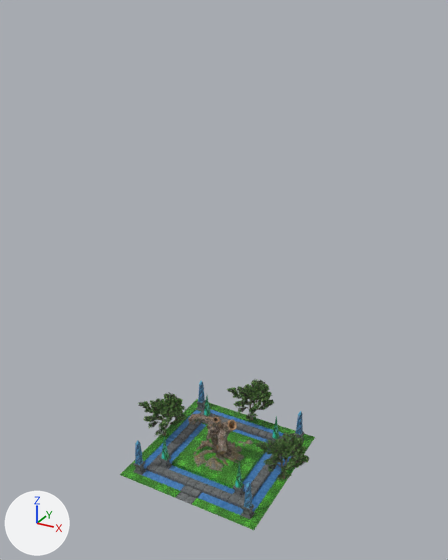
Two versions of the FBX model March Death/Assets/Models/Buildings/ELF/SPECIAL/Elf-Ent_Building.fbx, one commit apart.
Both versions are drawn from a 50 mm camera at (25.4, -45.7, 43.1) aimed at (-1.3, 2.9, 18.7). Lighting does not change. The marker at lower left points along +X, +Y and +Z. Where no turn or scale is listed for an object, it has been applied to the vertices.

The older version as bpy lines, for what is in view:
```python
ob_arbol1 = bpy.data.objects.new('Arbol1', me_mesh_003)
ob_arbol1.location = (6.99, 0.0, 0.17)
ob_arbol1.scale = (0.01, 0.01, 0.01)
ob_arbol2 = bpy.data.objects.new('Arbol2', me_mesh_001)
ob_arbol2.location = (-7.15, 0.0, 0.17)
ob_arbol2.scale = (0.01, 0.01, 0.01)
ob_arbol3 = bpy.data.objects.new('Arbol3', me_mesh_002)
ob_arbol3.location = (-0.01, 7.04, 0.17)
ob_blue_obelisk1 = bpy.data.objects.new('Blue_Obelisk1', me_cube_022)
ob_blue_obelisk1.location = (6.12, 6.16, 0.61)
ob_blue_obelisk1.scale = (0.308, 0.276, 0.281)
ob_blue_obelisk2 = bpy.data.objects.new('Blue_Obelisk2', me_cube_009)
ob_blue_obelisk2.location = (6.14, -6.1, 0.61)
ob_blue_obelisk2.scale = (0.308, 0.276, 0.281)
ob_blue_obelisk3 = bpy.data.objects.new('Blue_Obelisk3', me_cube_016)
ob_blue_obelisk3.location = (-6.1, -6.1, 0.61)
ob_blue_obelisk3.scale = (0.308, 0.276, 0.281)
ob_giant_tree = bpy.data.objects.new('Giant_Tree', me_mesh)
ob_giant_tree.location = (0.0, 0.0, 0.14)
ob_green_obelisk3 = bpy.data.objects.new('Green_Obelisk3', me_cube_030)
ob_green_obelisk3.location = (-4.24, -4.19, 0.61)
ob_piedra = bpy.data.objects.new('Piedra', me_plane_003)
ob_piedra.location = (-0.03, 0.02, 0.01)
# also in view: 'Cesped' at (0.0, 0.0, 0.2); 'Agua' at (0.0, 0.0, 0.0)
```
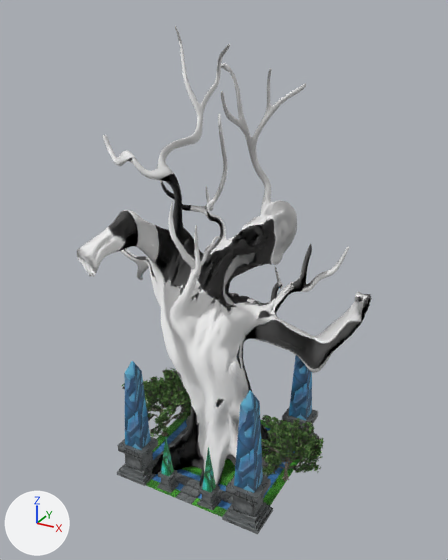
Diff of the bpy script that builds the scene:
```diff
--- a/March Death/Assets/Models/Buildings/ELF/SPECIAL/Elf-Ent_Building.fbx.py
+++ b/March Death/Assets/Models/Buildings/ELF/SPECIAL/Elf-Ent_Building.fbx.py
@@ img_normal_png @@
+img_normal_png = load_image('normal.png', '../../../../Materials/Cursors/normal.png', 32, 32, 'Non-Color')
@@ mat_mat @@
+mat_mat = bpy.data.materials.new('mat')
+# colours: white #ffffff
+# uses the picture img_normal_png
@@ me_sin_nombre @@
+me_sin_nombre.from_pydata(...)  # 25733 vertices, 19144 faces; spans x -12.7..13.1, y -11.6..18.3, z 0.0..41.6
+me_sin_nombre.materials.append(mat_mat)
@@ ob_green_obelisk3 @@
-ob_green_obelisk3 = bpy.data.objects.new('Green_Obelisk3', me_cube_030)
-ob_green_obelisk3.location = (-4.24, -4.19, 0.61)
@@ ob_blue_obelisk2 @@
 ob_blue_obelisk2 = bpy.data.objects.new('Blue_Obelisk2', me_cube_009)
-ob_blue_obelisk2.location = (6.14, -6.1, 0.61)
-ob_blue_obelisk2.scale = (0.308, 0.276, 0.281)
+ob_blue_obelisk2.location = (6.14, -6.1, 2.06)
+ob_blue_obelisk2.scale = (1.08, 0.969, 0.986)
@@ ob_blue_obelisk1 @@
 ob_blue_obelisk1 = bpy.data.objects.new('Blue_Obelisk1', me_cube_022)
-ob_blue_obelisk1.location = (6.12, 6.16, 0.61)
-ob_blue_obelisk1.scale = (0.308, 0.276, 0.281)
+ob_blue_obelisk1.location = (6.12, 6.16, 1.9)
+ob_blue_obelisk1.scale = (1.04, 0.935, 0.951)
@@ ob_blue_obelisk3 @@
 ob_blue_obelisk3 = bpy.data.objects.new('Blue_Obelisk3', me_cube_016)
-ob_blue_obelisk3.location = (-6.1, -6.1, 0.61)
-ob_blue_obelisk3.scale = (0.308, 0.276, 0.281)
+ob_blue_obelisk3.location = (-6.1, -6.1, 2.01)
+ob_blue_obelisk3.scale = (1.02, 0.916, 0.932)
@@ ob_arbol1 @@
 ob_arbol1 = bpy.data.objects.new('Arbol1', me_mesh_003)
-ob_arbol1.location = (6.99, 0.0, 0.17)
-ob_arbol1.scale = (0.01, 0.01, 0.01)
+ob_arbol1.location = (7.3, 0.0, 0.17)
+ob_arbol1.rotation_euler = (0.0, 0.0, -0.791)  # degrees (0, 0, -45)
+ob_arbol1.scale = (0.0141, 0.0141, 0.0141)
@@ ob_giant_tree @@
-ob_giant_tree = bpy.data.objects.new('Giant_Tree', me_mesh)
-ob_giant_tree.location = (0.0, 0.0, 0.14)
@@ ob_arbol2 @@
 ob_arbol2.location = (-7.15, 0.0, 0.17)
-ob_arbol2.scale = (0.01, 0.01, 0.01)
+ob_arbol2.scale = (0.0159, 0.0159, 0.0159)
@@ ob_arbol3 @@
-ob_arbol3 = bpy.data.objects.new('Arbol3', me_mesh_002)
-ob_arbol3.location = (-0.01, 7.04, 0.17)
@@ ob_tree1 @@
+ob_tree1 = bpy.data.objects.new('tree1', me_sin_nombre)
+ob_tree1.location = (0.0, 1.35, 0.0)
```

Boxes [x1, y1, x2, y2] around the edits, measured in the pictures (448 x 560 px):
'tree1', added: after [77, 26, 372, 487]
'Blue_Obelisk2', moved, rescaled (247% wider, 272% taller): before [241, 482, 255, 520]; after [222, 390, 273, 534]
'Blue_Obelisk3', moved, rescaled: before [133, 440, 147, 475]; after [117, 361, 158, 486]
'Arbol1', moved, turned, rescaled: before [255, 431, 309, 481]; after [261, 415, 324, 481]
'Arbol2', rescaled: before [138, 392, 187, 436]; after [122, 368, 191, 437]
'Giant_Tree', deleted (brown): before [188, 414, 253, 472]
'Blue_Obelisk1', moved, rescaled: before [295, 411, 305, 441]; after [282, 355, 319, 448]
'Arbol3', deleted (green): before [227, 379, 274, 421]
'Green_Obelisk3', deleted: before [159, 437, 172, 469]
'Cesped', unchanged, covered by the edit: before [120, 399, 315, 530]; after [146, 413, 300, 517]
'Agua', unchanged, covered by the edit: before [142, 409, 291, 515]; after [152, 419, 295, 510]
'Piedra', unchanged, covered by the edit: before [146, 410, 291, 508]; after [154, 426, 271, 505]
